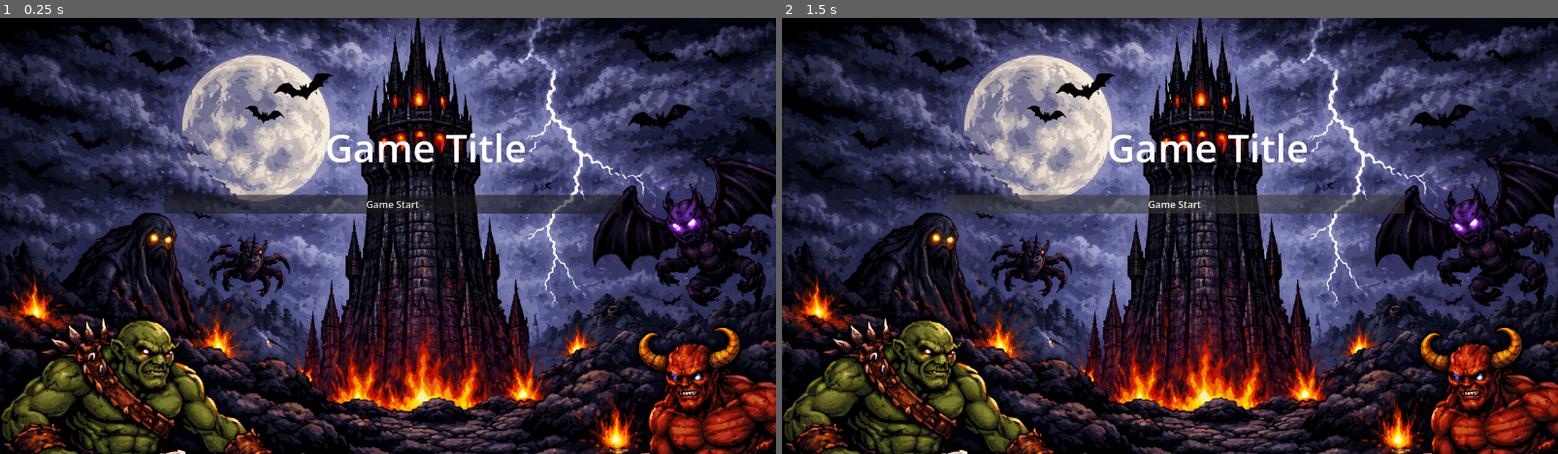
Above: before the commit, frames 1-2 (left to right).
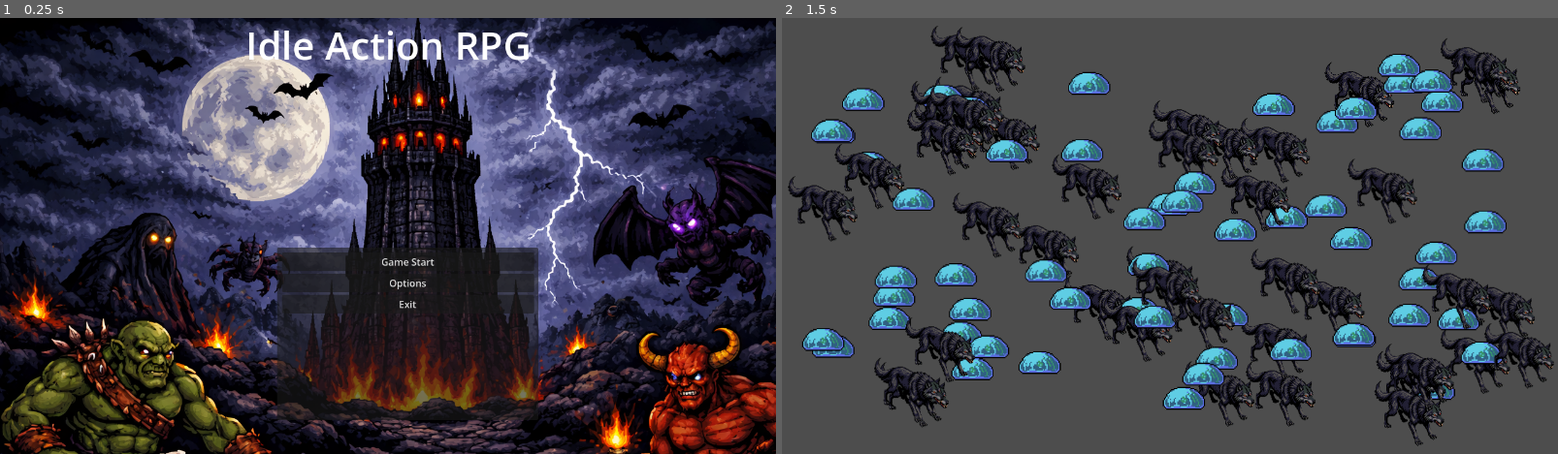
Above: after the commit, the same moments.

Repository: Chopstick83/godot_idle_arpg
Game: Godot game, scene res://mainmenu.tscn
Two runs of this game, one before a commit and one after it. Both use one fixed random seed, a clock stepped at 60 frames per second and the inputs below.
Inputs (mouse positions are in pixels of both pictures, inside the frame that each line leads up to):
- Up to frame 1 (0.25 s): no input
- Up to frame 2 (1.5 s): click (1193, 283) at 0.5 s, where only the run after the commit has a clickable "Options"; click "Game Start" at 1.25 s

The runs differ from the first frame. In frame 1, 9.6% of the frame differs, in the area x 21-81%, y 2-93%; in frame 2, 93%, in the area x 0-100%, y 0-100%.

Commit message:
feat: 적 Scene 및 생성 Scene 추가

Diff:
--- /dev/null
+++ b/Enemy/enemy.gd
@@ -0,0 +1,12 @@
+extends Node2D
+
+@export var hp = 100
+
+# Called when the node enters the scene tree for the first time.
+func _ready() -> void:
+	pass # Replace with function body.
+
+
+# Called every frame. 'delta' is the elapsed time since the previous frame.
+func _process(delta: float) -> void:
+	pass
--- /dev/null
+++ b/Enemy/slime.tscn
@@ -0,0 +1,12 @@
+[gd_scene format=3 uid="uid://d0gkna0wxnn77"]
+
+[ext_resource type="Script" uid="uid://do1wqdb7wrj3l" path="res://Enemy/enemy.gd" id="1_6ksop"]
+[ext_resource type="Texture2D" uid="uid://cwcbp8x0fkkg7" path="res://Enemy/32c_monsters_128x128.png" id="1_abhn7"]
+
+[node name="Slime" type="Node2D" unique_id=1357652553]
+script = ExtResource("1_6ksop")
+
+[node name="Sprite2D" type="Sprite2D" parent="." unique_id=1618503000]
+texture = ExtResource("1_abhn7")
+region_enabled = true
+region_rect = Rect2(799, 1114, 70, 38)
--- /dev/null
+++ b/Enemy/wolf.tscn
@@ -0,0 +1,12 @@
+[gd_scene format=3 uid="uid://cemm3nsladgpb"]
+
+[ext_resource type="Script" uid="uid://do1wqdb7wrj3l" path="res://Enemy/enemy.gd" id="1_dvde6"]
+[ext_resource type="Texture2D" uid="uid://cwcbp8x0fkkg7" path="res://Enemy/32c_monsters_128x128.png" id="2_p67tn"]
+
+[node name="Wolf" type="Node2D" unique_id=1357652553]
+script = ExtResource("1_dvde6")
+
+[node name="Sprite2D" type="Sprite2D" parent="." unique_id=1618503000]
+texture = ExtResource("2_p67tn")
+region_enabled = true
+region_rect = Rect2(903, 1172, 115, 108)
--- /dev/null
+++ b/main.gd
@@ -0,0 +1,18 @@
+extends Node2D
+
+var slime_resource = preload("res://Enemy/slime.tscn")
+var wolf_resource = preload("res://Enemy/wolf.tscn")
+
+var stage_resource = [
+	slime_resource, wolf_resource
+]
+
+# Called when the node enters the scene tree for the first time.
+func _ready() -> void:
+	var num_enemies = 100
+
+	var viewport_size = get_viewport_rect().size
+	for i in range(num_enemies):
+		var instance = stage_resource.pick_random().instantiate()
+		instance.position = Vector2(randf_range(64, viewport_size.x - 64), randf_range(64, viewport_size.y - 64))
+		add_child(instance)
--- /dev/null
+++ b/main.tscn
@@ -0,0 +1,6 @@
+[gd_scene format=3 uid="uid://cd1gwb0mqh2jo"]
+
+[ext_resource type="Script" uid="uid://c0ug11ao6ehdm" path="res://main.gd" id="1_ig7tw"]
+
+[node name="Main" type="Node2D" unique_id=2095724335]
+script = ExtResource("1_ig7tw")
--- /dev/null
+++ b/mainmenu.gd
@@ -0,0 +1,7 @@
+extends Control
+
+func _on_start_button_pressed() -> void:
+	get_tree().change_scene_to_file("res://main.tscn")
+
+func _on_exit_button_pressed() -> void:
+	get_tree().quit()
--- a/mainmenu.tscn
+++ b/mainmenu.tscn
@@ -1,6 +1,7 @@
 [gd_scene format=3 uid="uid://x05beyk1k3ow"]
 
 [ext_resource type="Texture2D" uid="uid://c5ykm58akxr3e" path="res://ai_main_bg.png" id="1_cmhrf"]
+[ext_resource type="Script" uid="uid://der0frhoahd0f" path="res://mainmenu.gd" id="1_d2nv2"]
 
 [node name="Mainmenu" type="Control" unique_id=102182633]
 layout_mode = 3
@@ -9,6 +10,7 @@
 anchor_bottom = 1.0
 grow_horizontal = 2
 grow_vertical = 2
+script = ExtResource("1_d2nv2")
 
 [node name="Background" type="TextureRect" parent="." unique_id=557775998]
 layout_mode = 0
@@ -19,24 +21,53 @@
 texture = ExtResource("1_cmhrf")
 
 [node name="Title" type="RichTextLabel" parent="." unique_id=744079712]
-layout_mode = 0
-offset_left = 536.0
-offset_top = 169.0
-offset_right = 869.0
-offset_bottom = 276.0
+layout_mode = 1
+anchors_preset = 5
+anchor_left = 0.5
+anchor_right = 0.5
+offset_left = -235.5
+offset_right = 235.5
+offset_bottom = 107.0
+grow_horizontal = 2
 theme_override_font_sizes/normal_font_size = 64
-text = "Game Title"
+text = "Idle Action RPG"
 fit_content = true
 scroll_active = false
 autowrap_mode = 0
+horizontal_alignment = 1
 
-[node name="VBoxContainer" type="VBoxContainer" parent="." unique_id=949265315]
+[node name="Panel" type="Panel" parent="." unique_id=2135750705]
 layout_mode = 0
-offset_left = 270.0
-offset_top = 292.0
-offset_right = 1027.0
-offset_bottom = 721.0
+offset_left = 457.0
+offset_top = 379.0
+offset_right = 888.0
+offset_bottom = 664.0
 
-[node name="StartButton" type="Button" parent="VBoxContainer" unique_id=686441959]
+[node name="VBoxContainer" type="VBoxContainer" parent="Panel" unique_id=949265315]
+layout_mode = 1
+anchors_preset = 8
+anchor_left = 0.5
+anchor_top = 0.5
+anchor_right = 0.5
+anchor_bottom = 0.5
+offset_left = -207.5
+offset_top = -134.5
+offset_right = 208.5
+offset_bottom = 127.5
+grow_horizontal = 2
+grow_vertical = 2
+
+[node name="StartButton" type="Button" parent="Panel/VBoxContainer" unique_id=686441959]
 layout_mode = 2
 text = "Game Start"
+
+[node name="OptionsButton" type="Button" parent="Panel/VBoxContainer" unique_id=2051787485]
+layout_mode = 2
+text = "Options"
+
+[node name="ExitButton" type="Button" parent="Panel/VBoxContainer" unique_id=629516415]
+layout_mode = 2
+text = "Exit"
+
+[connection signal="pressed" from="Panel/VBoxContainer/StartButton" to="." method="_on_start_button_pressed"]
+[connection signal="pressed" from="Panel/VBoxContainer/ExitButton" to="." method="_on_exit_button_pressed"]
Binary file added: Enemy/32c_monsters_128x128.png
Not shown, added: Enemy/32c_monsters_128x128.png.import
Not shown, added: Enemy/enemy.gd.uid
Not shown, added: main.gd.uid
Not shown, added: mainmenu.gd.uid
